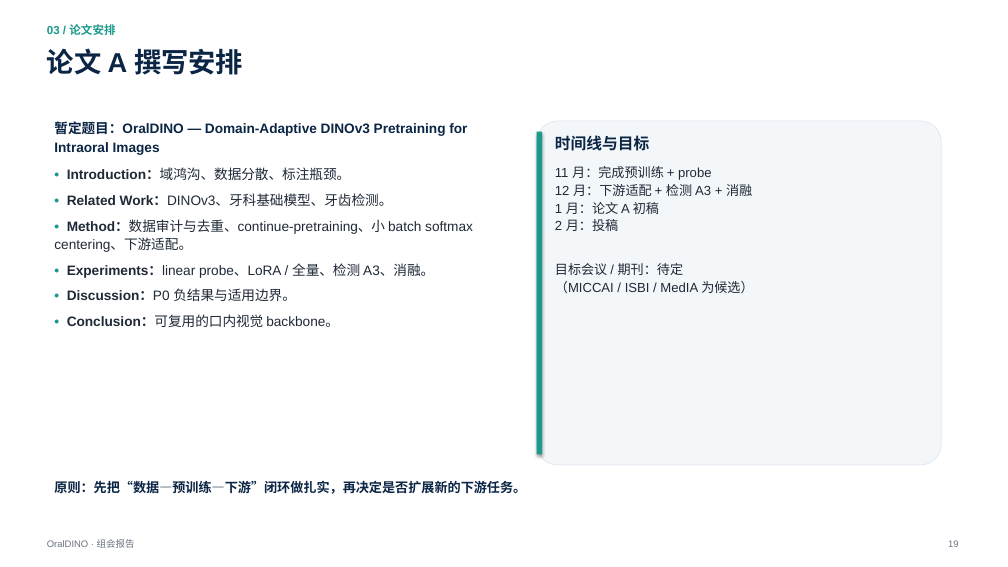
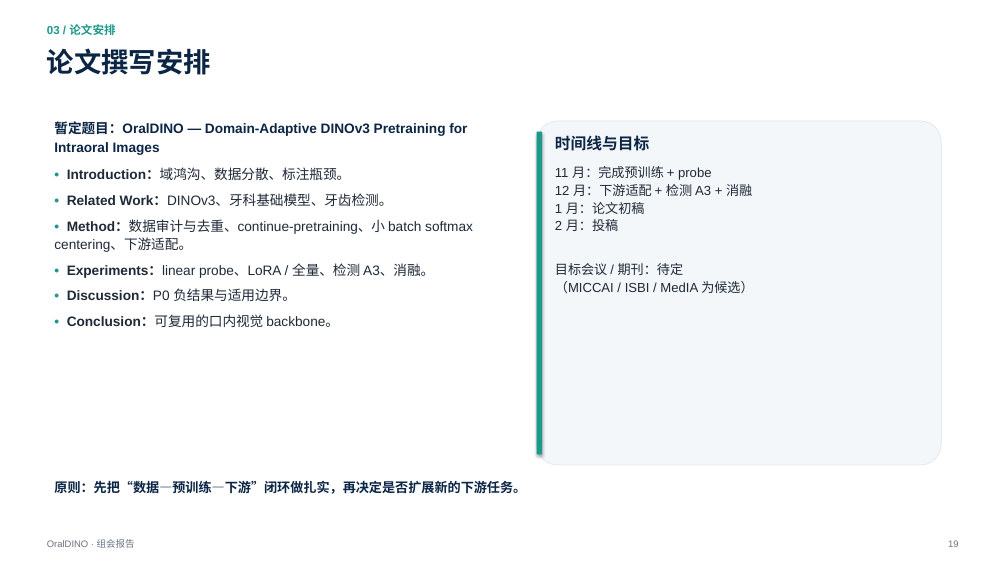
Before and after one commit to XiaoHG/MRG-05-Tooth-Seg, a slide deck: slide 19 of group-meeting/20261111/OralDINO_group_meeting_20261111.pptx. Drawn at 1008x567 pixels with LibreOffice and Linux fonts; fonts in the diff are those of the drawing. Boxes give left, top, right and bottom in pixels: in the first picture for what was removed or moved away, otherwise in the second. Text is boxed around its words. In the diff, an @@ line names an element or a change of style, - is before the commit and + after.

```diff
--- a/group-meeting/20261111/OralDINO_group_meeting_20261111.pptx
+++ b/group-meeting/20261111/OralDINO_group_meeting_20261111.pptx
@@ text at [47, 48, 211, 75]: text changed @@
-论文 A 撰写安排
+论文撰写安排
@@ text at [555, 202, 645, 214]: text changed @@
-1 月：论文 A 初稿
+1 月：论文初稿
```
Also in this commit, not shown: 6 other slides changed, 1 other file.
